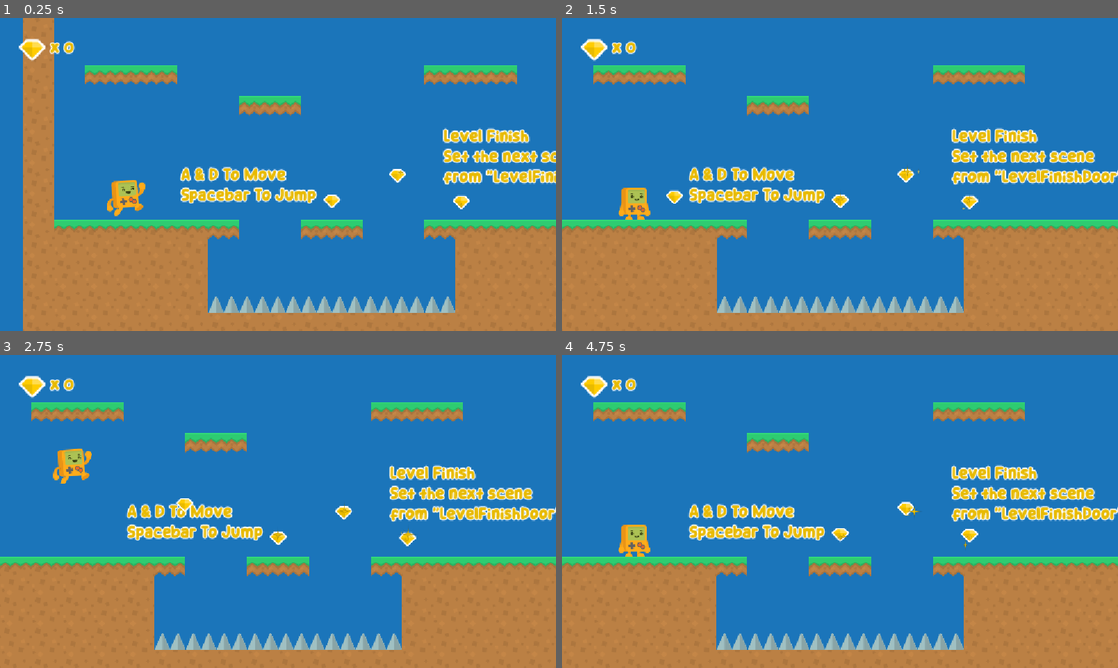
Above: before the commit, frames 1-4 (two rows, left to right).
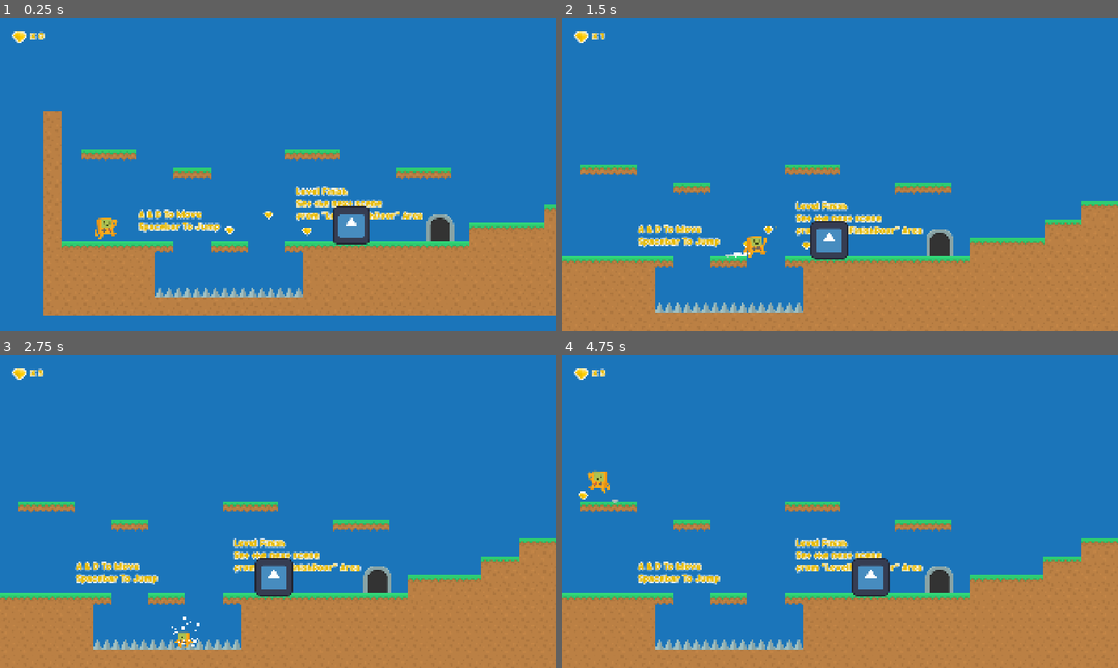
Above: after the commit, the same moments.

Repository: J-Graham22/Pepere-s-Bread
Game: Godot game, scene res://Scenes/Levels/Level_01.tscn
The game is run twice, just before and just after one commit, with the same random seed, the same clock (stepped at 60 frames per second) and the same inputs. The engine's default icon, where the game draws it, is replaced by a stand-in: a white triangle on a blue panel in a dark square.
Inputs:
- Up to frame 1 (0.25 s): no input
- Up to frame 2 (1.5 s): hold Z (Run, bound only after the commit) 0.53-1.28 s; hold Right (Right, bound only after the commit) from 0.53 s (still down); tap X (Jump, bound only after the commit) at 0.77 s; tap Shift (Run, bound only before the commit) at 0.8, 1.35 s
- Up to frame 3 (2.75 s): tap X (Jump, bound only after the commit) at 1.52 s; tap Z (Run, bound only after the commit) at 1.55 s; release Right (Right, bound only after the commit) at 2.03 s; hold Left (Left, bound only after the commit) from 2.03 s (still down); hold Space (Confirm, bound only after the commit) from 2.03 s (still down); tap Shift (Run, bound only before the commit) at 2.3 s
- Up to frame 4 (4.75 s): release Left (Left, bound only after the commit) at 2.78 s; release Space (Confirm, bound only after the commit) at 2.78 s; hold Right (Right, bound only after the commit) 2.78-4.28 s; tap E (Confirm, bound only before the commit) at 2.85 s; tap X (Jump, bound only after the commit) at 3.02, 3.77, 4.52 s; tap Z (Run, bound only after the commit) at 3.05, 4.55 s; hold Z (Run, bound only after the commit) 3.53-4.28 s; tap Shift (Run, bound only before the commit) at 3.8, 4.35 s; hold Left (Left, bound only after the commit) from 4.28 s (still down)

The runs differ from the first frame. In frame 1, 32% of the frame differs, in the area x 2-100%, y 0-100%; in frame 2, 25%; in frame 3, 25%; in frame 4, 25%.

Commit message:
added enemy

Diff:
--- a/Scenes/Levels/Level_01.tscn
+++ b/Scenes/Levels/Level_01.tscn
@@ -9,6 +9,7 @@
 [ext_resource type="Script" uid="uid://b3eweo1odt4od" path="res://Scripts/GameUI.gd" id="6_66mfc"]
 [ext_resource type="Texture2D" uid="uid://clreg520jah1j" path="res://Assets/platformPack_item008.png" id="7_j7jun"]
 [ext_resource type="FontFile" uid="uid://qgc4vi5osk7v" path="res://Assets/Fonts/Star Choco.ttf" id="8_gwcy2"]
+[ext_resource type="PackedScene" uid="uid://d1pf0tksqtxyj" path="res://Scenes/Prefabs/walker.tscn" id="10_5vjlm"]
 
 [sub_resource type="TileSetAtlasSource" id="TileSetAtlasSource_gs0qk"]
 texture = ExtResource("5_wqbaa")
@@ -30,7 +31,7 @@
 [sub_resource type="TileSet" id="TileSet_ywwrl"]
 tile_size = Vector2i(64, 64)
 physics_layer_0/collision_layer = 4
-physics_layer_0/collision_mask = 3
+physics_layer_0/collision_mask = 11
 sources/0 = SubResource("TileSetAtlasSource_gs0qk")
 
 [sub_resource type="TileSetAtlasSource" id="TileSetAtlasSource_rndpx"]
@@ -42,6 +43,7 @@
 [sub_resource type="TileSet" id="TileSet_2fcbi"]
 tile_size = Vector2i(64, 64)
 physics_layer_0/collision_layer = 1
+physics_layer_0/collision_mask = 11
 sources/0 = SubResource("TileSetAtlasSource_rndpx")
 
 [node name="Level_01" type="Node2D"]
@@ -54,6 +56,10 @@
 [node name="Player" parent="." instance=ExtResource("2_pay8t")]
 z_index = 1
 position = Vector2(150, 318)
+max_speed = 300.0
+acceleration = 1500.0
+max_run_speed = 700.0
+air_control = 1.5
 
 [node name="Camera2D" type="Camera2D" parent="Player"]
 position = Vector2(16, 36)
@@ -82,14 +88,6 @@
 position = Vector2(844, 408)
 
 [node name="Level" type="Node2D" parent="."]
-
-[node name="GroundOld" type="TileMap" parent="Level" groups=["Ground"]]
-tile_set = SubResource("TileSet_ywwrl")
-format = 2
-
-[node name="TrapsOld" type="TileMap" parent="Level" groups=["Traps"]]
-tile_set = SubResource("TileSet_2fcbi")
-format = 2
 
 [node name="SpawnPoint" type="Marker2D" parent="Level"]
 unique_name_in_owner = true
@@ -177,3 +175,6 @@
 theme_override_fonts/font = ExtResource("8_gwcy2")
 theme_override_font_sizes/font_size = 32
 text = "x 3"
+
+[node name="Walker" parent="." instance=ExtResource("10_5vjlm")]
+position = Vector2(1011, 370)
--- a/Scenes/Levels/fireball.gd
+++ b/Scenes/Levels/fireball.gd
@@ -2,9 +2,12 @@
 
 @export var speed : float = 500
 @export var gravity : float = 1200
-@export var lifetime : float = 2.0
+@export var bounce_force: float = 450
+@export var max_bounces: int = 2
+@export var lifetime : float = 4.0
 
 var direction : int = 1
+var bounce_count: int = 0
 
 func _ready():
 	await get_tree().create_timer(lifetime).timeout
@@ -13,7 +16,35 @@
 func _physics_process(delta):
 	velocity.x = speed * direction
 	velocity.y += gravity * delta
+
 	move_and_slide()
 
-	if is_on_wall() or is_on_floor():
+	handle_collisions()
+
+func handle_collisions():
+	for i in get_slide_collision_count():
+		var collision = get_slide_collision(i)
+		var normal = collision.get_normal()
+
+		# Hit a wall → die
+		if abs(normal.x) > 0.7:
+			queue_free()
+			return
+
+		# Hit ceiling → die
+		if normal.y > 0.7:
+			queue_free()
+			return
+
+		# Hit floor → bounce
+		if normal.y == -1.0:
+			bounce()
+			break
+
+func bounce():
+	if bounce_count >= max_bounces:
 		queue_free()
+		return
+
+	bounce_count += 1
+	velocity.y = -bounce_force
--- /dev/null
+++ b/Scenes/Levels/walker.gd
@@ -0,0 +1,65 @@
+extends CharacterBody2D
+
+@export var speed: float = 60
+@export var gravity: float = 1400
+
+var direction: int = -1
+var is_dead: bool = false
+
+#@onready var sprite = $AnimatedSprite2D
+@onready var sprite = $Sprite2D
+@onready var left_ledge_detector = $RayCastLeft
+@onready var right_ledge_detector = $RayCastRight
+
+func _physics_process(delta: float) -> void:
+	if is_dead:
+		return
+
+	velocity.y += gravity * delta
+	velocity.x = direction * speed
+
+	move_and_slide()
+
+	check_turnaround()
+
+func check_turnaround():
+	# Hit a wall
+	if is_on_wall():
+		print('hit a wall')
+		direction *= -1
+		flip_sprite()
+
+	# About to fall off ledge
+	if direction == -1:
+		if !left_ledge_detector.is_colliding():
+			print('boutta fall off dis ledge')
+			direction *= -1
+			flip_sprite()
+	else:
+		if !right_ledge_detector.is_colliding():
+			print('boutta fall off dis ledge')
+			direction *= -1
+			flip_sprite()
+
+
+func flip_sprite():
+	sprite.flip_h = direction > 0
+
+
+func _on_stompbox_body_entered(body: Node2D) -> void:
+	print(body)
+	if body.is_in_group("Player") and body.velocity.y > 0:
+		stomped(body)
+
+func stomped(player):
+	if is_dead:
+		return
+
+	is_dead = true
+	#sprite.play("Flat")  # squish animation
+
+	# Bounce the player up
+	player.velocity.y = -300
+
+	await get_tree().create_timer(0.4).timeout
+	queue_free()
--- /dev/null
+++ b/Scenes/Prefabs/walker.tscn
@@ -0,0 +1,42 @@
+[gd_scene load_steps=5 format=3 uid="uid://d1pf0tksqtxyj"]
+
+[ext_resource type="Script" uid="uid://blvvfylohxxy3" path="res://Scenes/Levels/walker.gd" id="1_rrb3y"]
+[ext_resource type="Texture2D" uid="uid://cdgognnt83s33" path="res://icon.svg" id="2_suc2y"]
+
+[sub_resource type="RectangleShape2D" id="RectangleShape2D_rrb3y"]
+size = Vector2(115, 114)
+
+[sub_resource type="RectangleShape2D" id="RectangleShape2D_suc2y"]
+size = Vector2(132, 15)
+
+[node name="Walker" type="CharacterBody2D"]
+collision_layer = 8
+collision_mask = 13
+script = ExtResource("1_rrb3y")
+
+[node name="AnimatedSprite2D" type="AnimatedSprite2D" parent="."]
+
+[node name="CollisionShape2D" type="CollisionShape2D" parent="."]
+position = Vector2(-1.5, -1)
+shape = SubResource("RectangleShape2D_rrb3y")
+
+[node name="Sprite2D" type="Sprite2D" parent="."]
+texture = ExtResource("2_suc2y")
+
+[node name="Stompbox" type="Area2D" parent="."]
+
+[node name="CollisionShape2D" type="CollisionShape2D" parent="Stompbox"]
+position = Vector2(-3, -64.5)
+shape = SubResource("RectangleShape2D_suc2y")
+
+[node name="RayCastLeft" type="RayCast2D" parent="."]
+position = Vector2(-55, 0)
+target_position = Vector2(0, 120)
+collision_mask = 4
+
+[node name="RayCastRight" type="RayCast2D" parent="."]
+position = Vector2(55, 0)
+target_position = Vector2(0, 120)
+collision_mask = 4
+
+[connection signal="body_entered" from="Stompbox" to="." method="_on_stompbox_body_entered"]
--- a/Scripts/player.gd
+++ b/Scripts/player.gd
@@ -104,12 +104,7 @@
 
 func shoot_fireball():
 	var fireball = fireball_scene.instantiate()
-	print(global_position)
-	var fireball_start_pos = global_position + Vector2(global_position.x + 1, global_position.y + 1)
-	#var fireball_start_pos = global_position + Vector2(24 * get_facing_direction(), -8)
-	print(fireball_start_pos)
 	fireball.global_position = global_position + Vector2(24 * get_facing_direction(), -8)
-	print(fireball.global_position)
 	fireball.direction = get_facing_direction()
 	fireball.add_to_group("Fireballs")
 	get_tree().current_scene.add_child(fireball)
--- a/project.godot
+++ b/project.godot
@@ -13,7 +13,7 @@
 config/name="Pepere's Bread"
 config/tags=PackedStringArray("starterkit")
 run/main_scene="res://Scenes/Levels/Level_01.tscn"
-config/features=PackedStringArray("4.4", "Forward Plus")
+config/features=PackedStringArray("4.5", "Forward Plus")
 boot_splash/bg_color=Color(0.105882, 0.458824, 0.733333, 1)
 boot_splash/image="res://Assets/Splash/2D Platformer Starter Kit Splash.png"
 config/icon="res://Icon.png"
@@ -26,6 +26,9 @@
 
 [display]
 
+window/size/viewport_width=1920
+window/size/viewport_height=1080
+window/size/mode=3
 window/stretch/mode="canvas_items"
 window/stretch/aspect="expand"
 
@@ -41,27 +44,27 @@
 
 Left={
 "deadzone": 0.5,
-"events": [Object(InputEventKey,"resource_local_to_scene":false,"resource_name":"","device":-1,"window_id":0,"alt_pressed":false,"shift_pressed":false,"ctrl_pressed":false,"meta_pressed":false,"pressed":false,"keycode":0,"physical_keycode":65,"key_label":0,"unicode":97,"location":0,"echo":false,"script":null)
+"events": [Object(InputEventKey,"resource_local_to_scene":false,"resource_name":"","device":0,"window_id":0,"alt_pressed":false,"shift_pressed":false,"ctrl_pressed":false,"meta_pressed":false,"pressed":false,"keycode":0,"physical_keycode":4194319,"key_label":0,"unicode":0,"location":0,"echo":false,"script":null)
 ]
 }
 Right={
 "deadzone": 0.5,
-"events": [Object(InputEventKey,"resource_local_to_scene":false,"resource_name":"","device":-1,"window_id":0,"alt_pressed":false,"shift_pressed":false,"ctrl_pressed":false,"meta_pressed":false,"pressed":false,"keycode":0,"physical_keycode":68,"key_label":0,"unicode":100,"location":0,"echo":false,"script":null)
+"events": [Object(InputEventKey,"resource_local_to_scene":false,"resource_name":"","device":0,"window_id":0,"alt_pressed":false,"shift_pressed":false,"ctrl_pressed":false,"meta_pressed":false,"pressed":false,"keycode":0,"physical_keycode":4194321,"key_label":0,"unicode":0,"location":0,"echo":false,"script":null)
 ]
 }
 Jump={
 "deadzone": 0.5,
-"events": [Object(InputEventKey,"resource_local_to_scene":fa …(140 unchanged characters)… d":false,"keycode":0,"physical_keycode":32,"key_label":0,"unicode":32,"location":0,"echo":false,"script":null)
+"events": [Object(InputEventKey,"resource_local_to_scene":fa …(140 unchanged characters)… d":false,"keycode":0,"physical_keycode":88,"key_label":0,"unicode":120,"location":0,"echo":false,"script":null)
 ]
 }
 Run={
 "deadzone": 0.2,
-"events": [Object(InputEventKey,"resource_local_to_scene":false,"resource_name":"","device":0,"window_id":0,"alt_pressed":false,"shift_pressed":false,"ctrl_pressed":false,"meta_pressed":false,"pressed":false,"keycode":0,"physical_keycode":4194325,"key_label":0,"unicode":0,"location":0,"echo":false,"script":null)
+"events": [Object(InputEventKey,"resource_local_to_scene":false,"resource_name":"","device":-1,"window_id":0,"alt_pressed":false,"shift_pressed":false,"ctrl_pressed":false,"meta_pressed":false,"pressed":false,"keycode":0,"physical_keycode":90,"key_label":0,"unicode":122,"location":0,"echo":false,"script":null)
 ]
 }
 Confirm={
 "deadzone": 0.2,
-"events": [Object(InputEventKey,"resource_local_to_scene":false,"resource_name":"","device":0,"window_id":0,"alt_pressed":false,"shift_pressed":false,"ctrl_pressed":false,"meta_pressed":false,"pressed":false,"keycode":69,"physical_keycode":0,"key_label":0,"unicode":0,"location":0,"echo":false,"script":null)
+"events": [Object(InputEventKey,"resource_local_to_scene":false,"resource_name":"","device":-1,"window_id":0,"alt_pressed":false,"shift_pressed":false,"ctrl_pressed":false,"meta_pressed":false,"pressed":false,"keycode":0,"physical_keycode":32,"key_label":0,"unicode":32,"location":0,"echo":false,"script":null)
 ]
 }
 
Not shown, changed: Assets/Splash/2D Platformer Starter Kit Splash.png.import
Not shown, changed: Assets/Spritesheet/platformPack_tilesheet.png.import
Not shown, changed: Assets/Spritesheet/platformerPack_character.png.import
Not shown, changed: Assets/Textures/CloudTexture.png.import
Not shown, changed: Assets/Textures/star_07.png.import
Not shown, changed: Assets/platformPack_item008.png.import
Not shown, changed: Assets/platformPack_tile048.png.import
Not shown, changed: Icon.png.import
Not shown: 1 places in Scenes/Levels/Level_01.tscn that only renumber resources
Not shown, added: Scenes/Levels/walker.gd.uid
Not shown, changed: icon.svg.import
